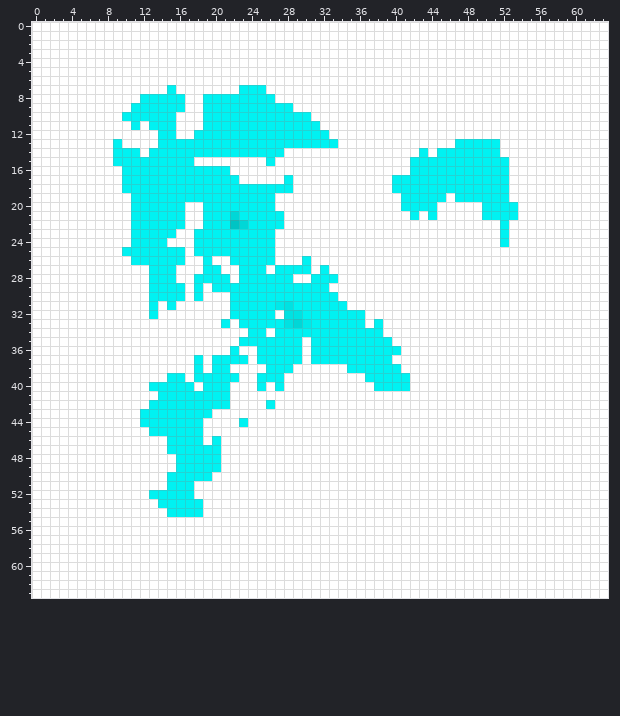
Two states of a pixel-art sprite, TestImages/Moisture.png. The first picture shows the starting point.
The file is 64x64 pixels. Colours within 5 levels of each other are drawn and written as one.
The result:
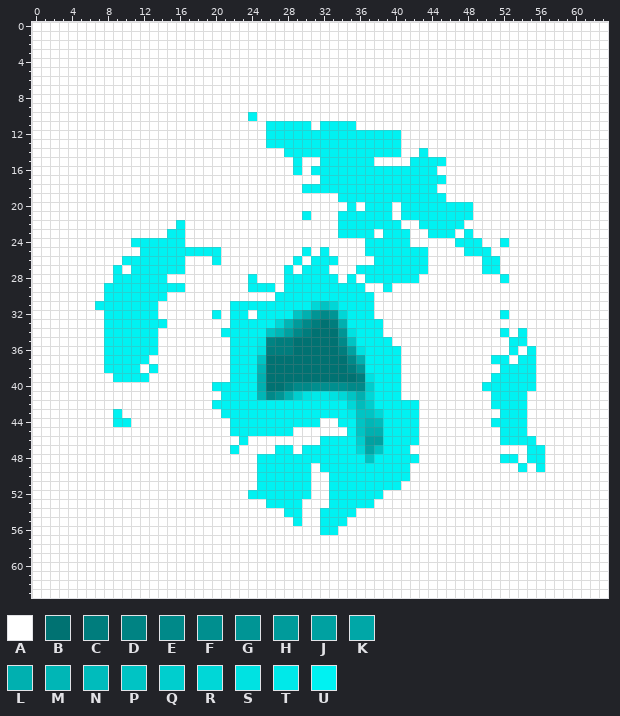
Palette (. is transparent): A #ffffff  B #007272  C #007d7d  D #008383  E #008989  F #008f8f  G #009595  H #009b9b  J #00a1a1  K #00a7a7  L #00b0b0  M #00b6b6  N #00bcbc  P #00c4c4  Q #00cece  R #00d7d7  S #00e2e2  T #00e9e9  U #00f2f2
From old to new:
y 7: x 15 U -> A; x 23..25 UUU -> AAA
y 8: x 12..16 UUUUU -> AAAAA; x 19..26 UUUUUUUU -> AAAAAAAA
y 9: x 11..16 UUUUUU -> AAAAAA; x 19..28 UUUUUUUUUU -> AAAAAAAAAA
y 10: x 10..15 UUUUUU -> AAAAAA; x 19..23 UUUUU -> AAAAA; x 25..30 UUUUUU -> AAAAAA
y 11: x 11 U -> A; x 13..15 UUU -> AAA; x 19..25 UUUUUUU -> AAAAAAA; x 31..35 UAAAA -> AUUUU
y 12: x 14..15 UU -> AA; x 18..25 UUUUUUUU -> AAAAAAAA; x 33..40 AAAAAAAA -> UUUUUUUU
y 13: x 9 U -> A; x 14..25 UUUUUUUUUUUU -> AAAAAAAAAAAA; x 34..40 AAAAAAA -> UUUUUUU; x 47..51 UUUUU -> AAAAA
y 14: x 9..11 UUU -> AAA; x 13..40 UUUUUUUUUUUUUUUAAAAAAAAAAAAA -> AAAAAAAAAAAAAAAUUUUUUUUUUUUU; x 45..51 UUUUUUU -> AAAAAAA
y 15: x 9..17 UUUUUUUUU -> AAAAAAAAA; x 26 U -> A; x 29 A -> U; x 32..37 AAAAAA -> UUUUUU; x 46..52 UUUUUUU -> AAAAAAA
y 16: x 10..21 UUUUUUUUUUUU -> AAAAAAAAAAAA; x 29 A -> U; x 31..41 AAAAAAAAAAA -> UUUUUUUUUUU; x 45..52 UUUUUUUU -> AAAAAAAA
y 17: x 10..22 UUUUUUUUUUUUU -> AAAAAAAAAAAAA; x 28 U -> A; x 32..39 AAAAAAAA -> UUUUUUUU; x 46..52 UUUUUUU -> AAAAAAA
y 18: x 10..28 UUUUUUUUUUUUUUUUUUU -> AAAAAAAAAAAAAAAAAAA; x 30..39 AAAAAAAAAA -> UUUUUUUUUU; x 45..52 UUUUUUUU -> AAAAAAAA
y 19: x 11..26 UUUUUUUUUUUUUUUU -> AAAAAAAAAAAAAAAA; x 34..40 AAAAAAA -> UUUUUUU; x 47..52 UUUUUU -> AAAAAA
y 20: x 11..16 UUUUUU -> AAAAAA; x 19..26 UUUUUUUU -> AAAAAAAA; x 35 A -> U; x 37..39 AAA -> UUU; x 45..48 AAAA -> UUUU; x 50..53 UUUU -> AAAA
y 21: x 11..16 UUUUUU -> AAAAAA; x 19..27 UUURUUUUU -> AAAAAAAAA; x 30 A -> U; x 34..39 AAAAAA -> UUUUUU; x 41 A -> U; x 43 A -> U; x 45..48 AAAA -> UUUU; x 50..53 UUUU -> AAAA
y 22: x 11..15 UUUUU -> AAAAA; x 19..27 UUUPRUUUU -> AAAAAAAAA; x 34..40 AAAAAAA -> UUUUUUU; x 43..47 AAAAA -> UUUUU; x 52 U -> A
y 23: x 11..14 UUUU -> AAAA; x 16 A -> U; x 18..26 UUUUUUUUU -> AAAAAAAAA; x 34..37 AAAA -> UUUU; x 39..41 AAA -> UUU; x 44..46 AAA -> UUU; x 48 A -> U; x 52 U -> A
y 24: x 15..16 AA -> UU; x 18..26 UUUUUUUUU -> AAAAAAAAA; x 37..41 AAAAA -> UUUUU; x 47..49 AAA -> UUU
y 25: x 10..11 UU -> AA; x 17 A -> U; x 21..26 UUUUUU -> AAAAAA; x 30 A -> U; x 32 A -> U; x 37..43 AAAAAAA -> UUUUUUU; x 48..50 AAA -> UUU
y 26: x 10 A -> U; x 19..20 UA -> AU; x 22..26 UUUUU -> AAAAA; x 29..33 AUAAA -> UAUUU; x 38..43 AAAAAA -> UUUUUU; x 50..51 AA -> UU
y 27: x 9 A -> U; x 11..12 AA -> UU; x 16 A -> U; x 19..20 UU -> AA; x 23..25 UUU -> AAA; x 27 U -> A; x 29 U -> A; x 31 A -> U; x 36..43 AAAAAAAA -> UUUUUUUU; x 50..51 AA -> UU
y 28: x 9..12 AAAA -> UUUU; x 15 U -> A; x 18..21 UUUU -> AAAA; x 23 U -> A; x 25..27 UUU -> AAA; x 29..30 AA -> UU; x 35 A -> U; x 37..42 AAAAAA -> UUUUUU; x 52 A -> U
y 29: x 8..12 AAAAA -> UUUUU; x 18 U -> A; x 20..23 UUUU -> AAAA; x 27 U -> A; x 33..36 AAAA -> UUUU; x 39 A -> U
y 30: x 8..12 AAAAA -> UUUUU; x 15..16 UU -> AA; x 18 U -> A; x 22..26 UUUUU -> AAAAA; x 34..37 AAAA -> UUUU
y 31: x 7..12 AAAAAA -> UUUUUU; x 15 U -> A; x 27..28 TS -> UU; x 31..33 UUU -> RPR; x 35..37 AAA -> UUU
y 32: x 8..12 AAAAA -> UUUUU; x 20 A -> U; x 24 U -> A; x 27..34 ASSUUUUU -> UUPLGEGR; x 37 A -> U; x 52 A -> U
y 33: x 8..14 AAAAAAA -> UUUUUUU; x 21..22 UA -> AU; x 27..34 USRTUUUU -> RMHECBCL; x 37 A -> U
y 34: x 8..13 AAAAAA -> UUUUUU; x 21..23 AAA -> UUU; x 26..35 AUUUUUUUUU -> PMJECBBBGS; x 52 A -> U; x 54 A -> U
y 35: x 8..13 AAAAAA -> UUUUUU; x 22 A -> U; x 25..35 UUUUUAUUUUU -> TDCCBBBBBEP; x 53..54 AA -> UU
y 36: x 8..13 AAAAAA -> UUUUUU; x 23..36 AAUUUUUAUUUUUU -> UUSCCCBBBBBCJS; x 53 A -> U; x 55 A -> U
y 37: x 8..12 AAAAA -> UUUUU; x 18 U -> A; x 20..21 UU -> AA; x 24..36 AUUUUUAUUUUUU -> UPBBBBBBBBBEL; x 40 A -> U; x 51..52 AA -> UU; x 54..55 AA -> UU
y 38: x 8..11 AAAA -> UUUU; x 13 A -> U; x 18 U -> A; x 20..36 UUAAAAUUUAAAAAAUU -> AAUUUMBBBBBBBBBCG; x 52..55 AAAA -> UUUU
y 39: x 9..12 AAAA -> UUUU; x 15..16 UU -> AA; x 18..21 UUUU -> AAAA; x 23..37 AAUUUAAAAAAAAAU -> UULBBBBBBBBBBCS; x 41 U -> A; x 51..55 AAAAA -> UUUUU
y 40: x 13..17 UUUUU -> AAAAA; x 19 U -> A; x 22..37 AAAUAUAAAAAAAAAA -> UUULBBCEEFFFFEEQ; x 41 U -> A; x 50..55 AAAAAA -> UUUUUU
y 41: x 14..20 UUUUUUU -> AAAAAAA; x 22..40 AAAAAAAAAAAAAAAAAAA -> UUUMEGLQSTTSRPLRUUU; x 51..54 AAAA -> UUUU
y 42: x 13..19 UUUUUUU -> AAAAAAA; x 22..25 AAAA -> UUUU; x 27..42 AAAAAAAAAAAAAAAA -> UUUUUUUURNQUUUUU; x 51..54 AAAA -> UUUU
y 43: x 9 A -> U; x 12..19 UUUUUUUU -> AAAAAAAA; x 21..42 AAAAAAAAAAAAAAAAAAAAAA -> UUUUUUUUUUUUUUTPPRUUUU; x 52..54 AAA -> UUU
y 44: x 9..10 AA -> UU; x 12..18 UUUUUUU -> AAAAAAA; x 22 A -> U; x 24..31 AAAAAAAA -> UUUUUUUU; x 34..42 AAAAAAAAA -> UUPMNUUUU; x 51..54 AAAA -> UUUU
y 45: x 13..18 UUUUUU -> AAAAAA; x 22..28 AAAAAAA -> UUUUUUU; x 35..42 AAAAAAAA -> UPLLUUUU; x 52..54 AAA -> UUU
y 46: x 15..18 UUUU -> AAAA; x 20 U -> A; x 23 A -> U; x 32..42 AAAAAAAAAAA -> UUUUQJJUUUU; x 52..55 AAAA -> UUUU
y 47: x 15..20 UUUUUU -> AAAAAA; x 22 A -> U; x 27..28 AA -> UU; x 30..41 AAAAAAAAAAAA -> UUUUUURKPUUU; x 55..56 AA -> UU
y 48: x 16..20 UUUUU -> AAAAA; x 25..42 AAAAAAAAAAAAAAAAAA -> UUUUUUUUUUUUPUUUUU; x 52..53 AA -> UU; x 55..56 AA -> UU
y 49: x 16..20 UUUUU -> AAAAA; x 25..30 AAAAAA -> UUUUUU; x 32..41 AAAAAAAAAA -> UUUUUUUUUU; x 54 A -> U; x 56 A -> U
y 50: x 15..19 UUUUU -> AAAAA; x 25..30 AAAAAA -> UUUUUU; x 33..41 AAAAAAAAA -> UUUUUUUUU
y 51: x 15..17 UUU -> AAA; x 25..30 AAAAAA -> UUUUUU; x 33..40 AAAAAAAA -> UUUUUUUU
y 52: x 13..17 UUUUU -> AAAAA; x 24..30 AAAAAAA -> UUUUUUU; x 33..38 AAAAAA -> UUUUUU
y 53: x 14..18 UUUUU -> AAAAA; x 26..29 AAAA -> UUUU; x 33..37 AAAAA -> UUUUU
y 54: x 15..18 UUUU -> AAAA; x 28..29 AA -> UU; x 32..35 AAAA -> UUUU
y 55: x 29 A -> U; x 32..34 AAA -> UUU
y 56: x 32..33 AA -> UU
Changed places in both pictures, as pixel boxes (x1, y1, x2, y2):
changed: (95, 85, 545, 535)
